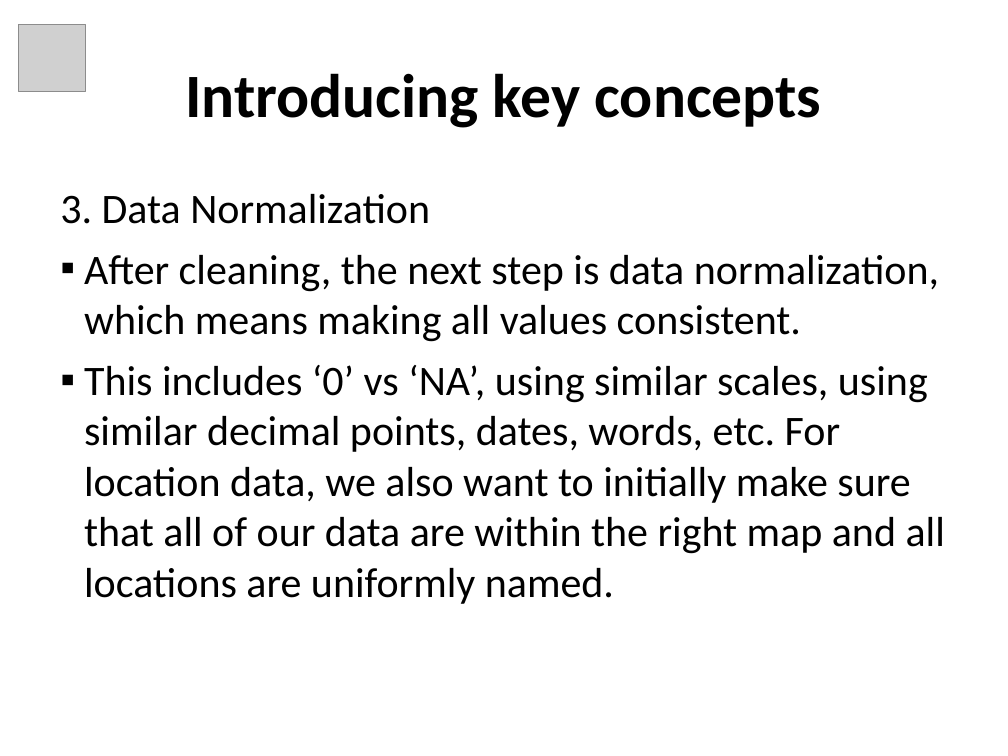
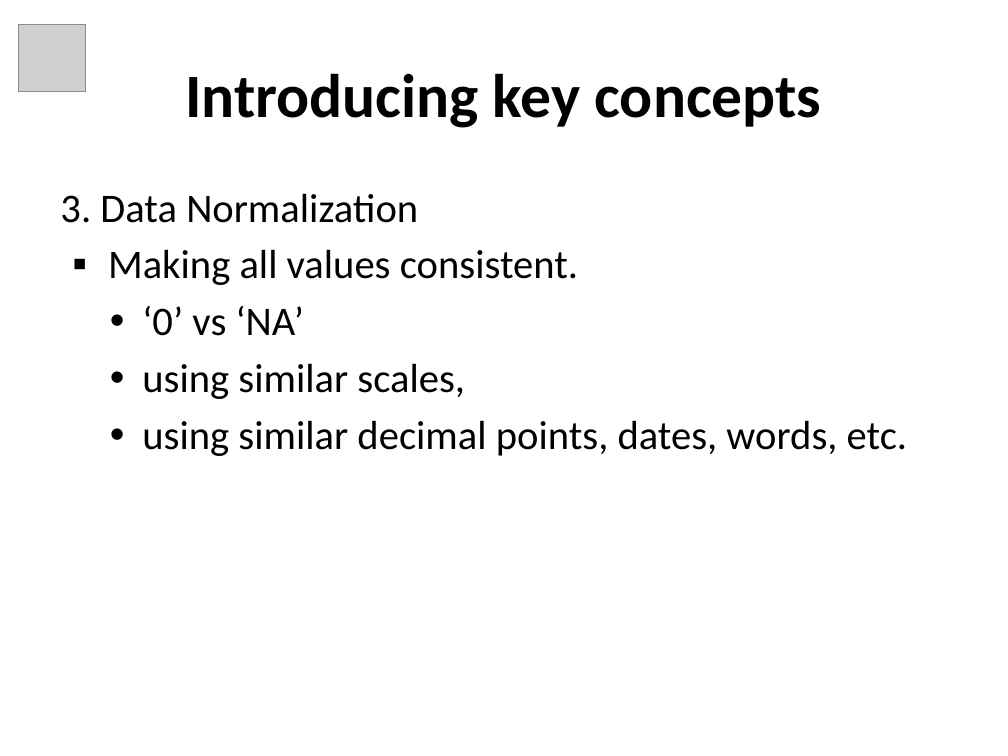
Before and after one commit to tascha/D4DM, a slide deck: slide 8 of documents/Module4_Slides.ppt. Drawn at 1008x756 pixels with LibreOffice and Linux fonts; fonts in the diff are those of the drawing; grey boxes stand for pictures. Boxes give left, top, right and bottom in pixels: in the first picture for what was removed or moved away, otherwise in the second. Text is boxed around its words. In the diff, an @@ line names an element or a change of style, - is before the commit and + after.

```diff
--- a/documents/Module4_Slides.ppt
+++ b/documents/Module4_Slides.ppt
@@ text at <box>60,193,418,223</box>: size 30 to 29 pt in "3. Data Normalization"; less space between paragraphs @@
@@ text at <box>108,249,908,456</box>: text changed; size 30 to 29 pt @@
-▪ After cleaning, the next step is data normalization, which means making all values consistent.
-▪ This includes ‘0’ vs ‘NA’, using similar scales, using similar decimal points, dates, words, etc. For location data, we also want to initially make sure that all of our data are within the right map and all locations are uniformly named.
+▪ Making all values consistent.
+  • ‘0’ vs ‘NA’
+  • using similar scales,
+  • using similar decimal points, dates, words, etc.
```
Also in this commit, not shown: 18 other slides changed, 5 slides added, 4 slides removed.
